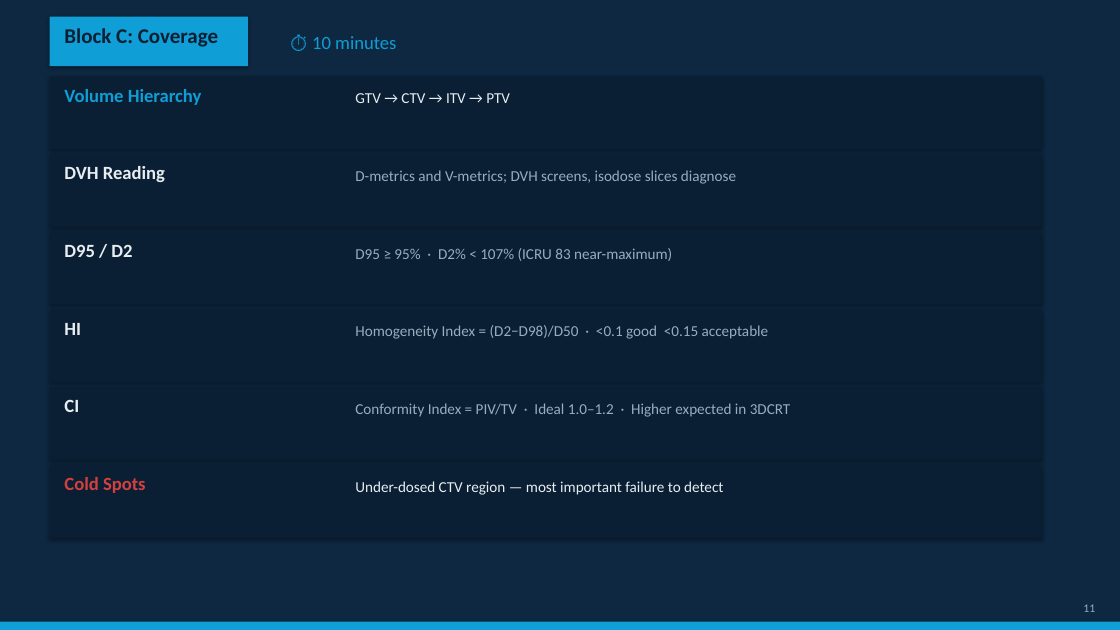
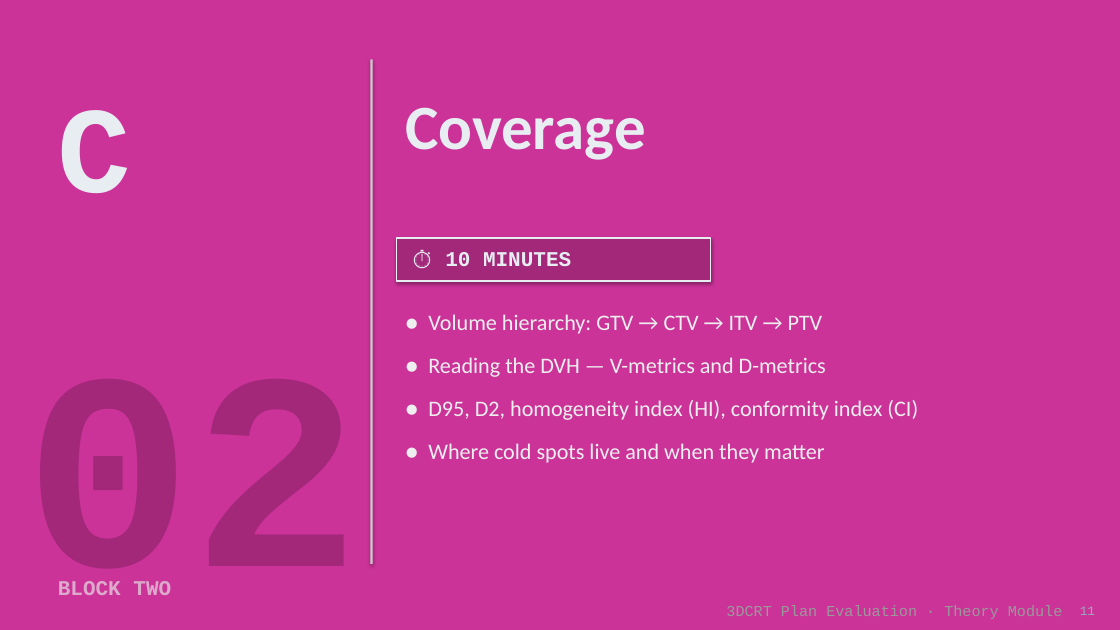
Before and after one commit to Tamerone/3DCRT-Evaluation-Workshop, a slide deck: slide 11 of 3DCRT_Workshop_Deck_v2.pptx. Drawn at 1120x630 pixels with LibreOffice and Linux fonts; fonts in the diff are those of the drawing. Boxes give left, top, right and bottom in pixels: in the first picture for what was removed or moved away, otherwise in the second. Text is boxed around its words. In the diff, an @@ line names an element or a change of style, - is before the commit and + after.

```diff
--- a/3DCRT_Workshop_Deck_v2.pptx
+++ b/3DCRT_Workshop_Deck_v2.pptx
@@ background #0E2841 to #CC3399 @@
@@ rectangle removed at (50,17,248,66) @@
@@ rectangle removed at (50,76,1042,150) @@
@@ text removed at (64,89,202,105) @@
-Volume Hierarchy
@@ rectangle added at (371,60,373,564), fill #CCCCCC @@
@@ text at (58,110,131,193): text changed; size 18 to 105 pt; font Calibri to Courier New; text colour #0A1F33 to #E8EDF2 @@
-Block C: Coverage
+C
@@ text added at (405,107,646,160), 54 pt, text #E8EDF2, bold @@
+Coverage
@@ rectangle removed at (50,154,1042,227) @@
@@ text removed at (355,170,736,184) @@
-D-metrics and V-metrics; DVH screens, isodose slices diagnose
@@ rectangle: place and size @@
-rectangle at (50,232,1042,305)
+rectangle at (397,238,711,281)
@@ rectangle at (397,238,711,281): fill #0A1F33 to #A3287A; outline none to #E8EDF2 1 pt @@
@@ text removed at (64,245,132,257) @@
-D95 / D2
@@ text removed at (355,248,672,261) @@
-D95 ≥ 95% · D2% < 107% (ICRU 83 near-maximum)
@@ text at (445,252,571,266): text changed; size 16 to 18 pt; font Calibri to Courier New; text colour #0F9ED5 to #E8EDF2; bold on @@
-⏱ 10 minutes
+⏱ 10 MINUTES
@@ rectangle removed at (50,309,1042,382) @@
@@ text removed at (64,323,81,335) @@
-HI
@@ text removed at (355,325,769,339) @@
-Homogeneity Index = (D2−D98)/D50 · <0.1 good <0.15 acceptable
@@ text at (428,314,823,334): text changed; size 13 to 19 pt; text colour #E8EDF2 to #EEEEEE @@
-GTV → CTV → ITV → PTV
+● Volume hierarchy: GTV → CTV → ITV → PTV
@@ text at (428,357,826,377): text changed; size 16 to 19 pt; text colour #E8EDF2 to #EEEEEE; bold off @@
-DVH Reading
+● Reading the DVH — V-metrics and D-metrics
@@ text added at (25,379,361,595), 240 pt, text #A3287A, bold @@
+02
@@ rectangle removed at (50,387,1042,460) @@
@@ text removed at (64,400,79,412) @@
-CI
@@ text removed at (355,403,790,417) @@
-Conformity Index = PIV/TV · Ideal 1.0–1.2 · Higher expected in 3DCRT
@@ text added at (428,400,918,420), 19 pt, text #EEEEEE @@
+● D95, D2, homogeneity index (HI), conformity index (CI)
@@ text added at (428,443,825,463), 19 pt, text #EEEEEE @@
+● Where cold spots live and when they matter
@@ rectangle removed at (50,465,1042,538) @@
@@ text removed at (64,477,146,493) @@
-Cold Spots
@@ text removed at (355,481,723,495) @@
-Under-dosed CTV region — most important failure to detect
@@ text added at (58,581,171,595), 18 pt, text #DDAACC, bold @@
+BLOCK TWO
@@ text "11" at (1080,606,1095,615): size 10 to 11 pt, font Calibri to Courier New @@
@@ rectangle removed at (0,622,1120,630) @@
@@ text added at (726,605,1063,619), 13 pt, text #999999 @@
+3DCRT Plan Evaluation · Theory Module
```
Also in this commit, not shown: 32 other slides changed, 6 slides added, 6 slides removed, 1 other file.
